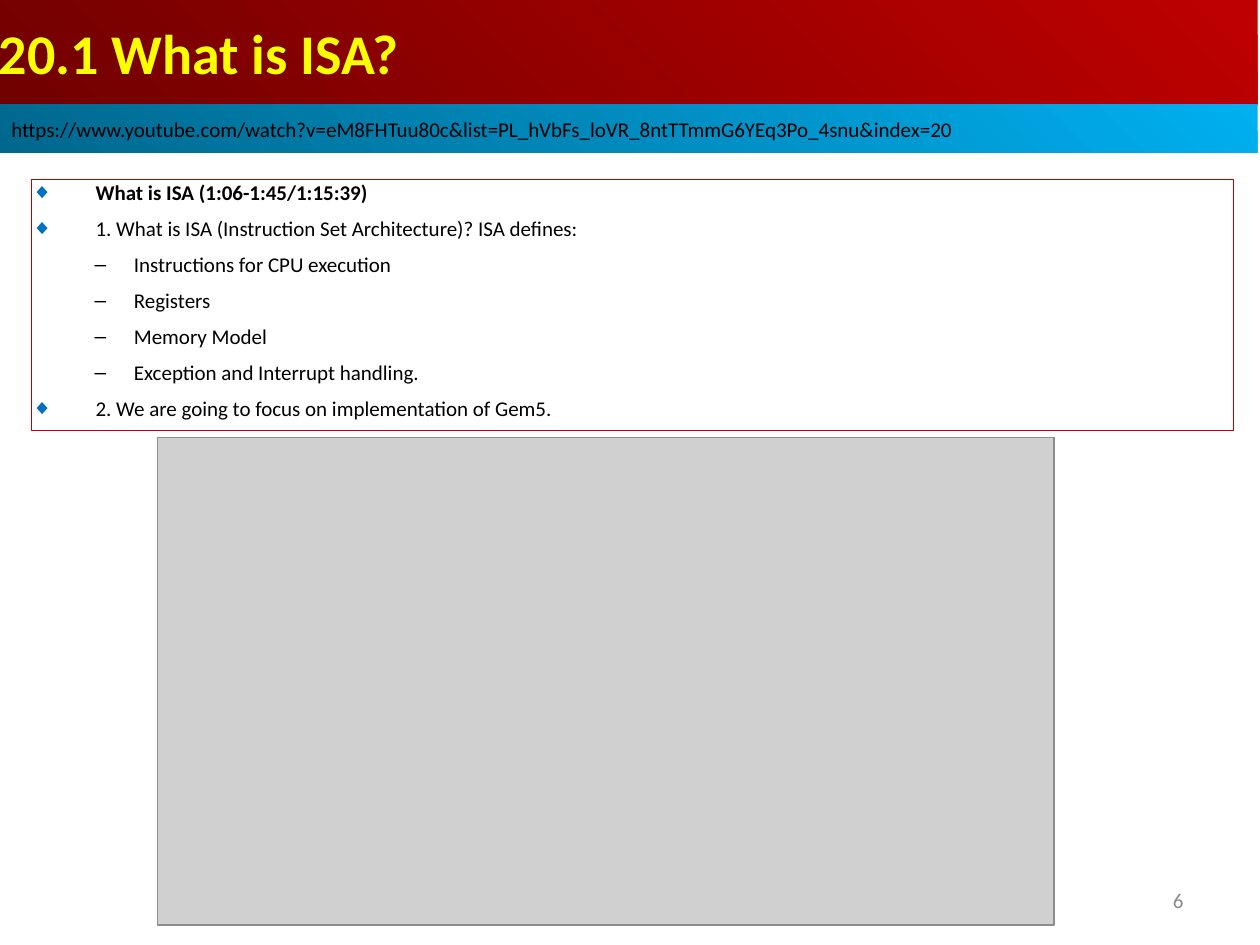
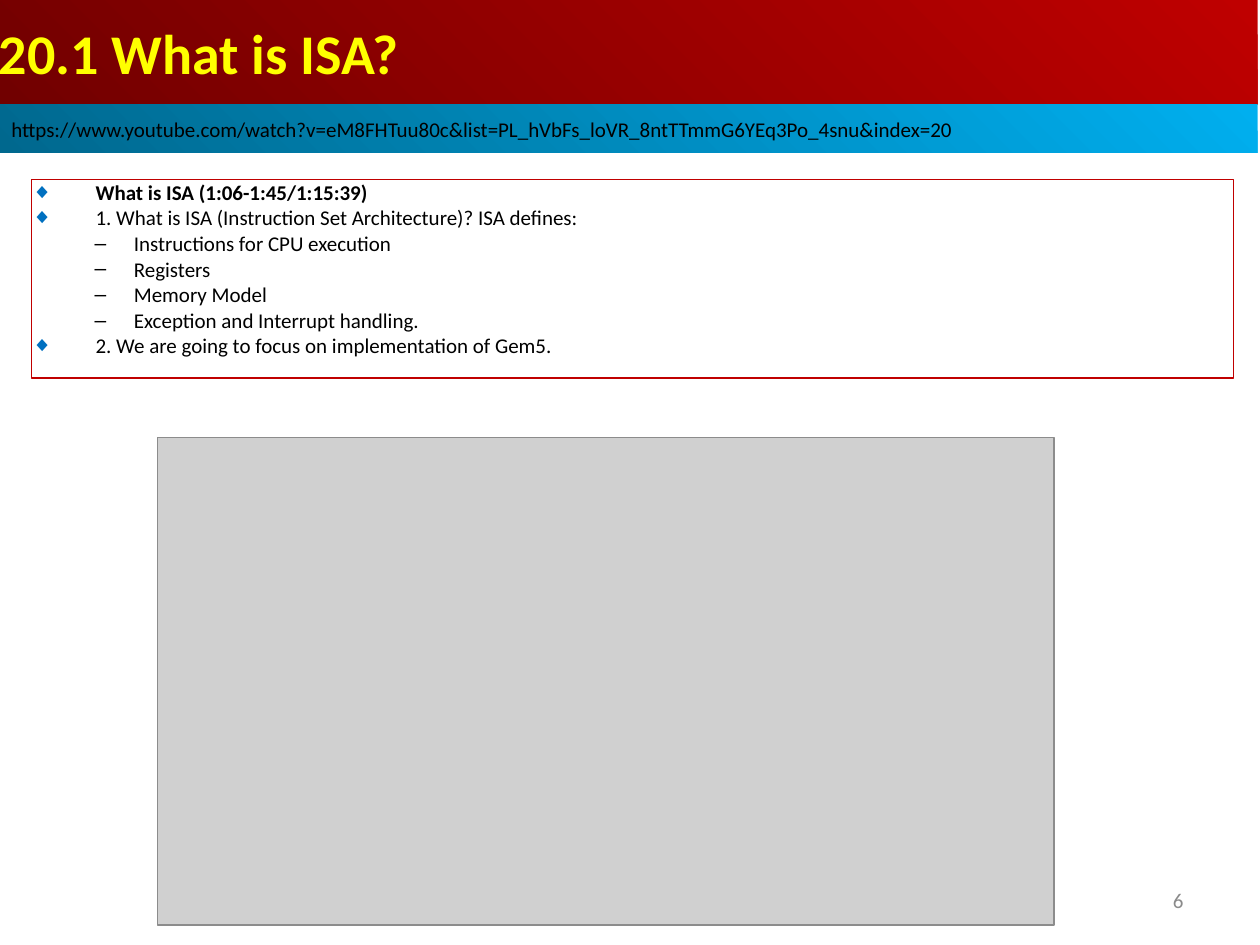
Before and after one commit to peterhchen/AIU_CS850_Gem5_McPAT, a slide deck: slide 6 of 050_Gem5/020.ModelCore/000_Video/020.ModelCore.ppt. Drawn at 1260x945 pixels with LibreOffice and Linux fonts; fonts in the diff are those of the drawing; grey boxes stand for pictures. Boxes give left, top, right and bottom in pixels: in the first picture for what was removed or moved away, otherwise in the second. Text is boxed around its words. In the diff, an @@ line names an element or a change of style, - is before the commit and + after.

```diff
--- a/050_Gem5/020.ModelCore/000_Video/020.ModelCore.ppt
+++ b/050_Gem5/020.ModelCore/000_Video/020.ModelCore.ppt
@@ rectangle "What is ISA (1:06-1:45/1:15:39)": place and size @@
-rectangle "What is ISA (1:06-1:45/1:15:39)" at <box>32,179,1234,430</box>
+rectangle "What is ISA (1:06-1:45/1:15:39)" at <box>32,179,1234,378</box>
@@ rectangle "What is ISA (1:06-1:45/1:15:39)" at <box>32,179,1234,378</box>: less space between paragraphs @@
```
Also in this commit, not shown: 2 other slides changed, 3 slides added.
